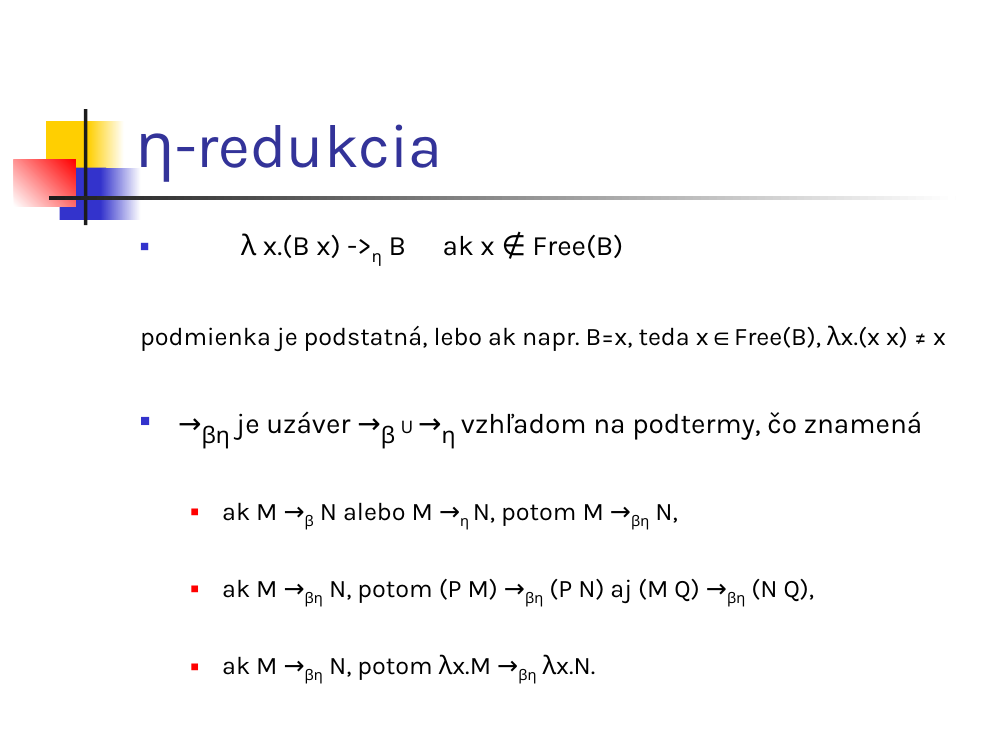
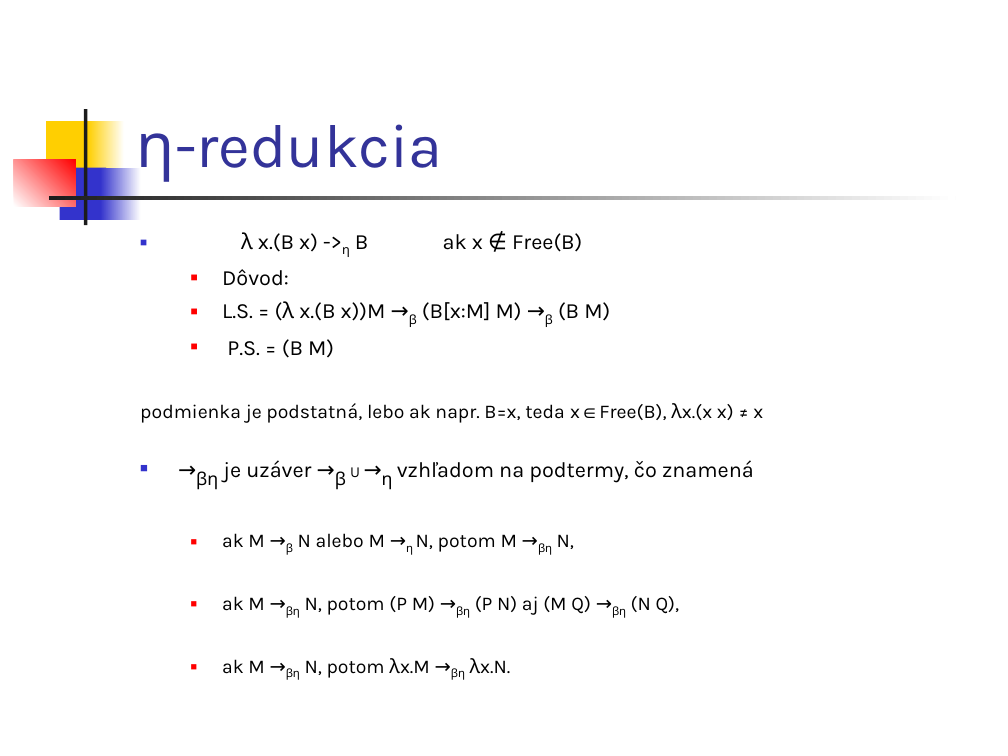
Before and after one commit to Funkcionalne/Prednasky, a slide deck: slide 26 of 05/05_fpro.ppt (slide 23 before the commit). Drawn at 1008x756 pixels with LibreOffice and Linux fonts; fonts in the diff are those of the drawing. Boxes give left, top, right and bottom in pixels: in the first picture for what was removed or moved away, otherwise in the second. Text is boxed around its words. In the diff, an @@ line names an element or a change of style, - is before the commit and + after.

```diff
--- a/05/05_fpro.ppt
+++ b/05/05_fpro.ppt
@@ text at [140, 232, 763, 680]: size 20 to 15.5 pt in "λ x.(B x) ->η B ak x ...", "→βη je uzáver →β →η vzhľadom na ..."; size 18 to 13.9 pt in "podmienka je podstatná, lebo ak napr. B=x, ...", "ak M →β N alebo M →η ...", "ak M →βη N, potom (P M) ...", "ak M →βη N, potom λx.M →βη ..."; size 28 to 21.7 pt in "→βη →β →η"; size 14 to 10.8 pt in "U" @@
@@ text at [222, 269, 610, 358]: paragraphs added @@
+  ■ Dôvod:
+  ■ L.S. = (λ x.(B x))M →β (B[x:M] M) →β (B M)
+  ■ P.S. = (B M)
```
Also in this commit, not shown: 11 other slides changed, 3 slides added, 6 other files.
